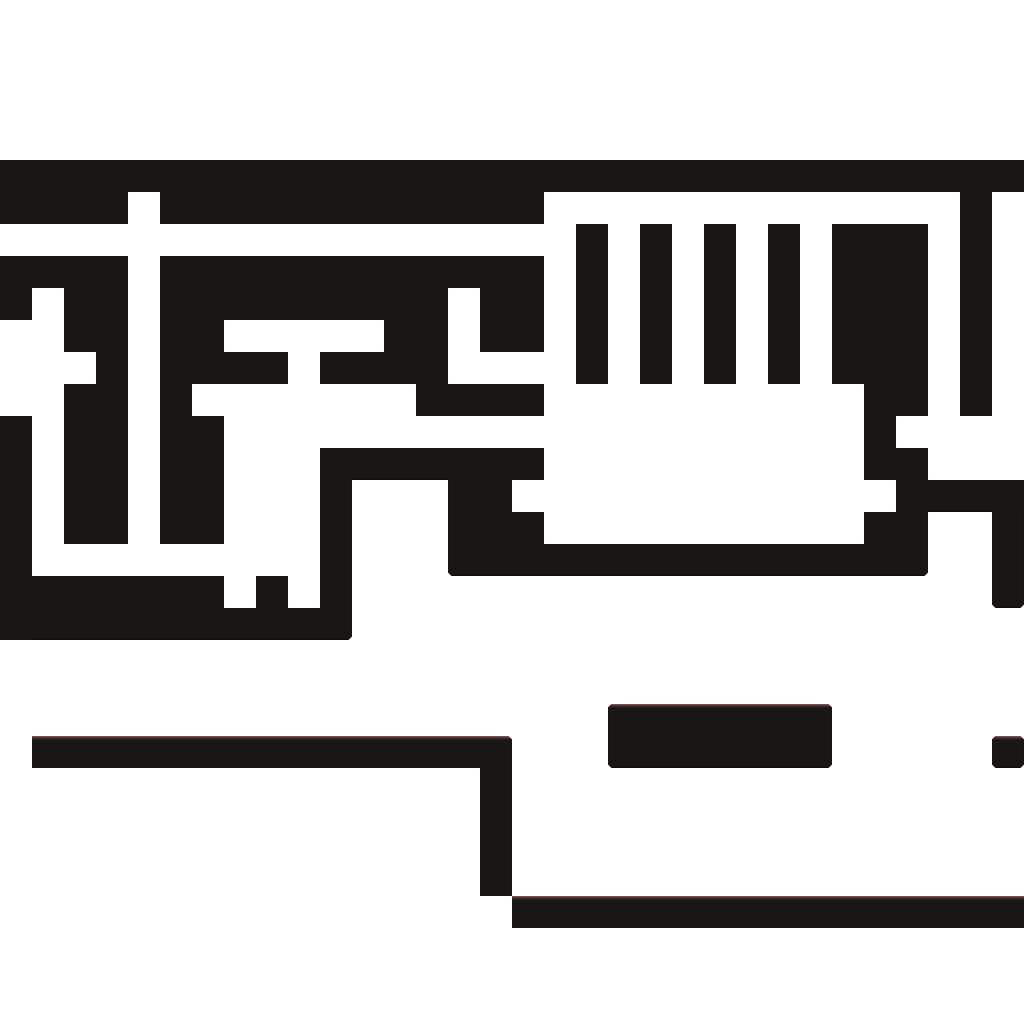
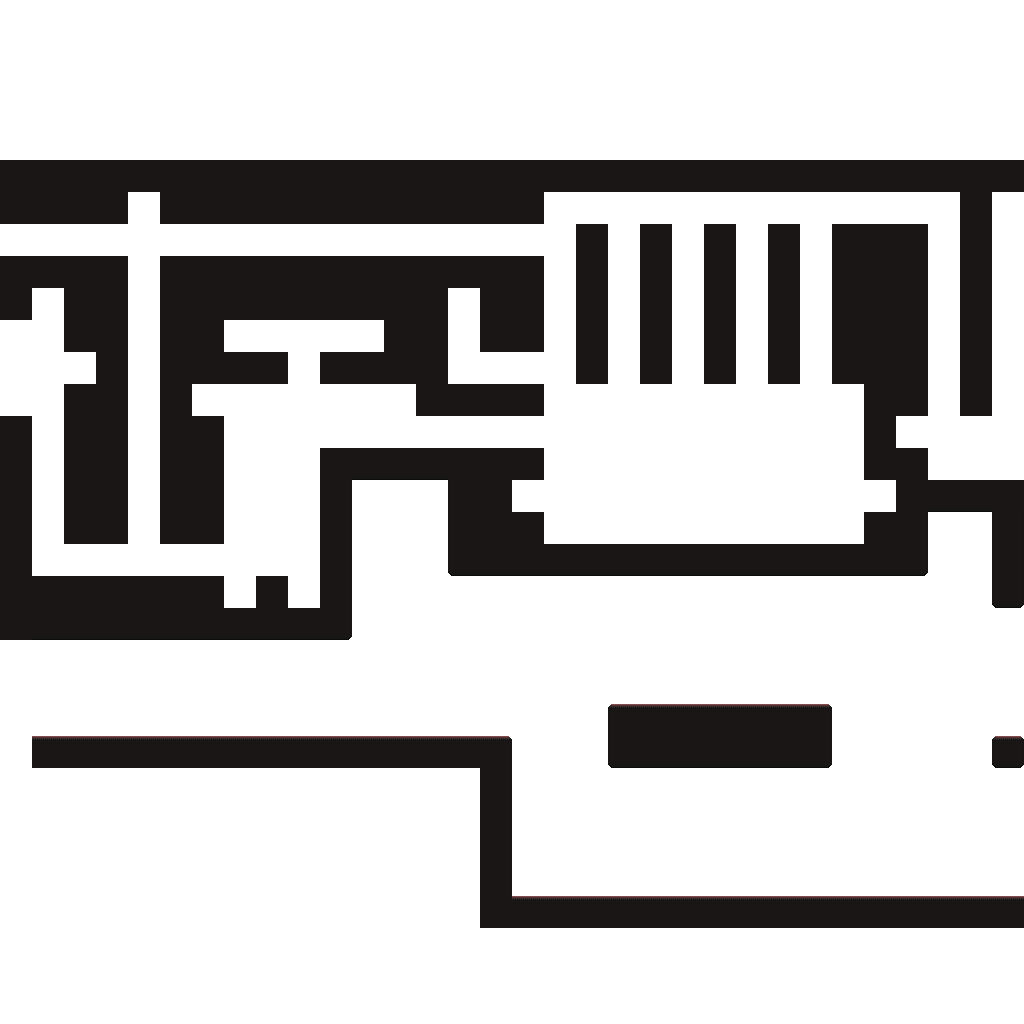
Two versions of the same layered image (1024×1024). Layer-by-layer changes:
painted on "Layer 8" over <box>480,896,512,928</box>
